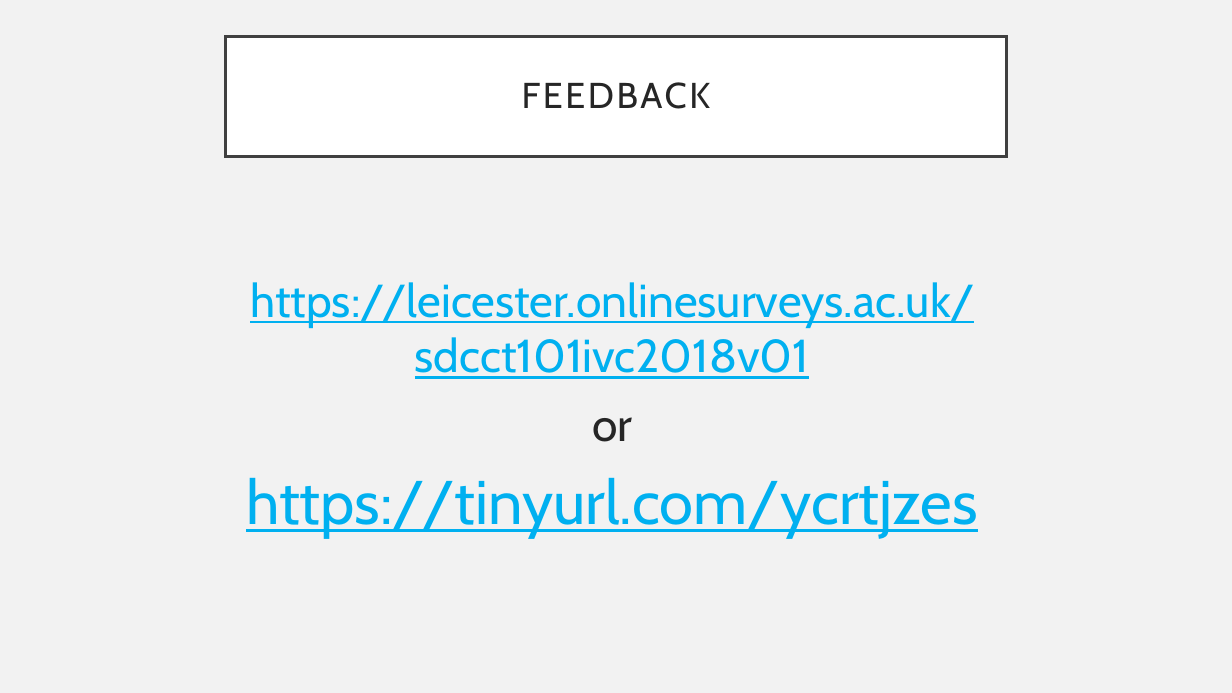
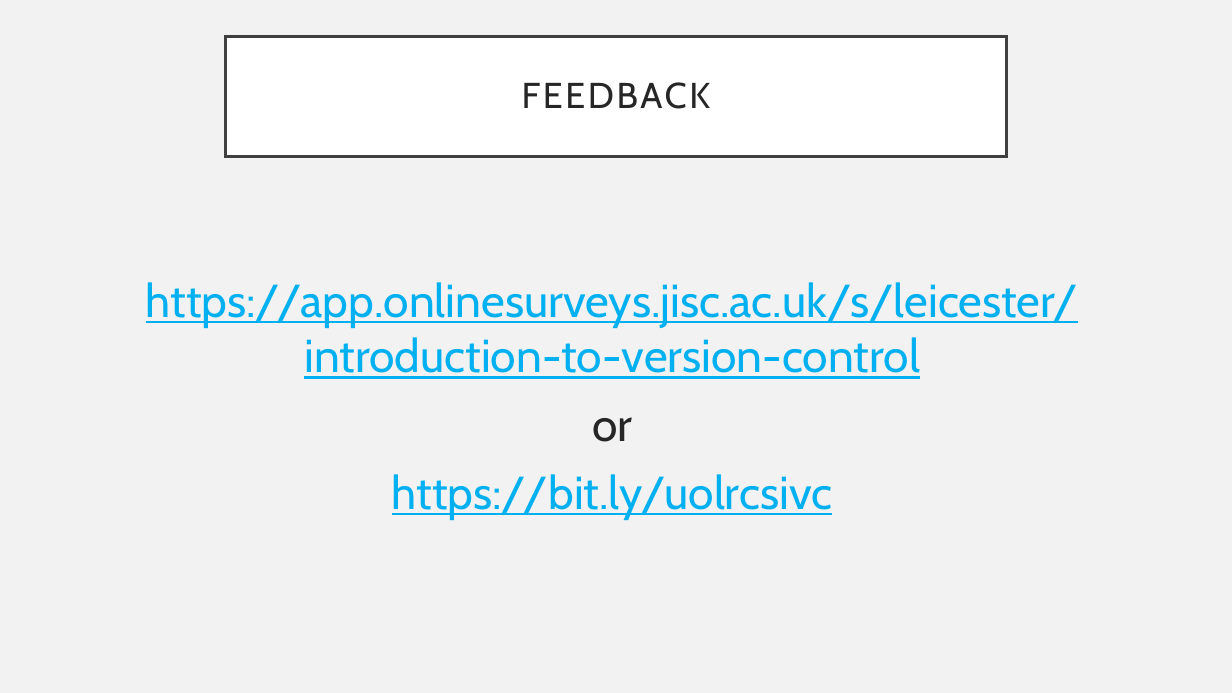
Before and after one commit to UniOfLeicester/git-novice, a slide deck: slide 25 of Slides/Git-Novice.pptx. Drawn at 1232x693 pixels with LibreOffice and Linux fonts; fonts in the diff are those of the drawing. Boxes give left, top, right and bottom in pixels: in the first picture for what was removed or moved away, otherwise in the second. Text is boxed around its words. In the diff, an @@ line names an element or a change of style, - is before the commit and + after.

```diff
--- a/Slides/Git-Novice.pptx
+++ b/Slides/Git-Novice.pptx
@@ text at [146,282,1079,379]: text changed @@
-https://leicester.onlinesurveys.ac.uk/sdcct101ivc2018v01
+https://app.onlinesurveys.jisc.ac.uk/s/leicester/introduction-to-version-control
@@ text at [392,474,832,520]: text changed; size 48 to 36 pt @@
-https://tinyurl.com/ycrtjzes
+https://bit.ly/uolrcsivc
```
Also in this commit, not shown: 1 other slide changed, 1 other file.
